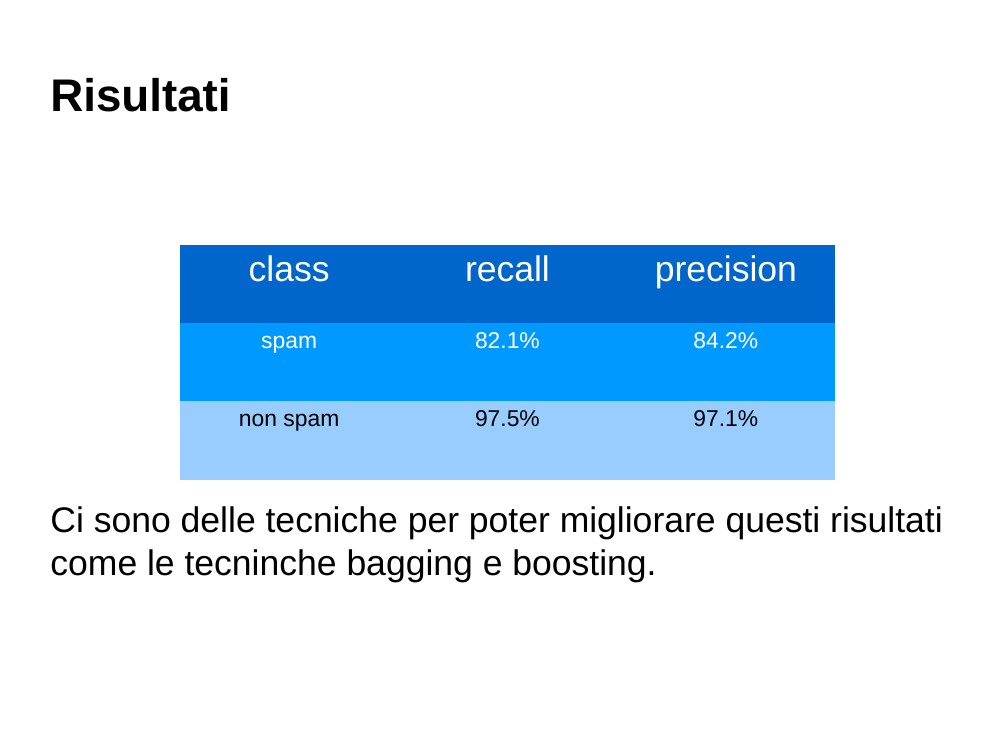
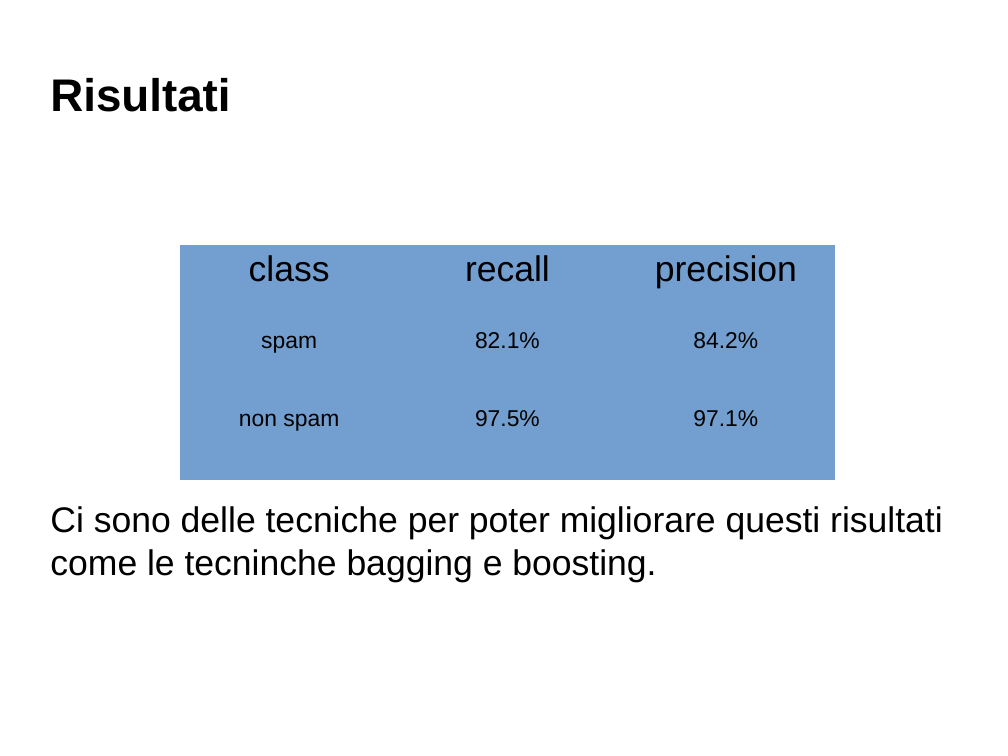
Before and after one commit to Toolanto/presentation, a slide deck: slide 21 of presentazione.odp. Drawn at 1008x756 pixels with LibreOffice and Linux fonts; fonts in the diff are those of the drawing; background and template pictures are left out. Boxes give left, top, right and bottom in pixels: in the first picture for what was removed or moved away, otherwise in the second. Text is boxed around its words. In the diff, an @@ line names an element or a change of style, - is before the commit and + after.

```diff
--- a/presentazione.odp
+++ b/presentazione.odp
@@ table at [180, 245, 836, 480] @@
@@ fill #0066CC to #729FCF in row 1 @@
@@ fill #0099FF to #729FCF in row 2 @@
@@ fill #99CCFF to #729FCF in row 3 @@
@@ text colour #FFFFFF to #000000 in "class", "recall", "precision", "spam" and 2 more places @@
```
Also in this commit, not shown: 7 slides added.
